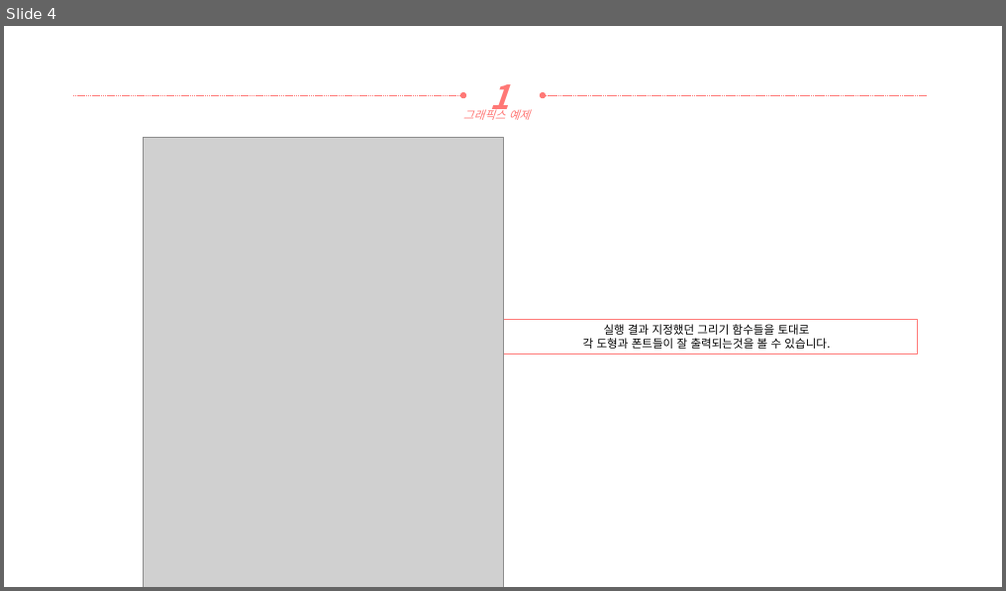
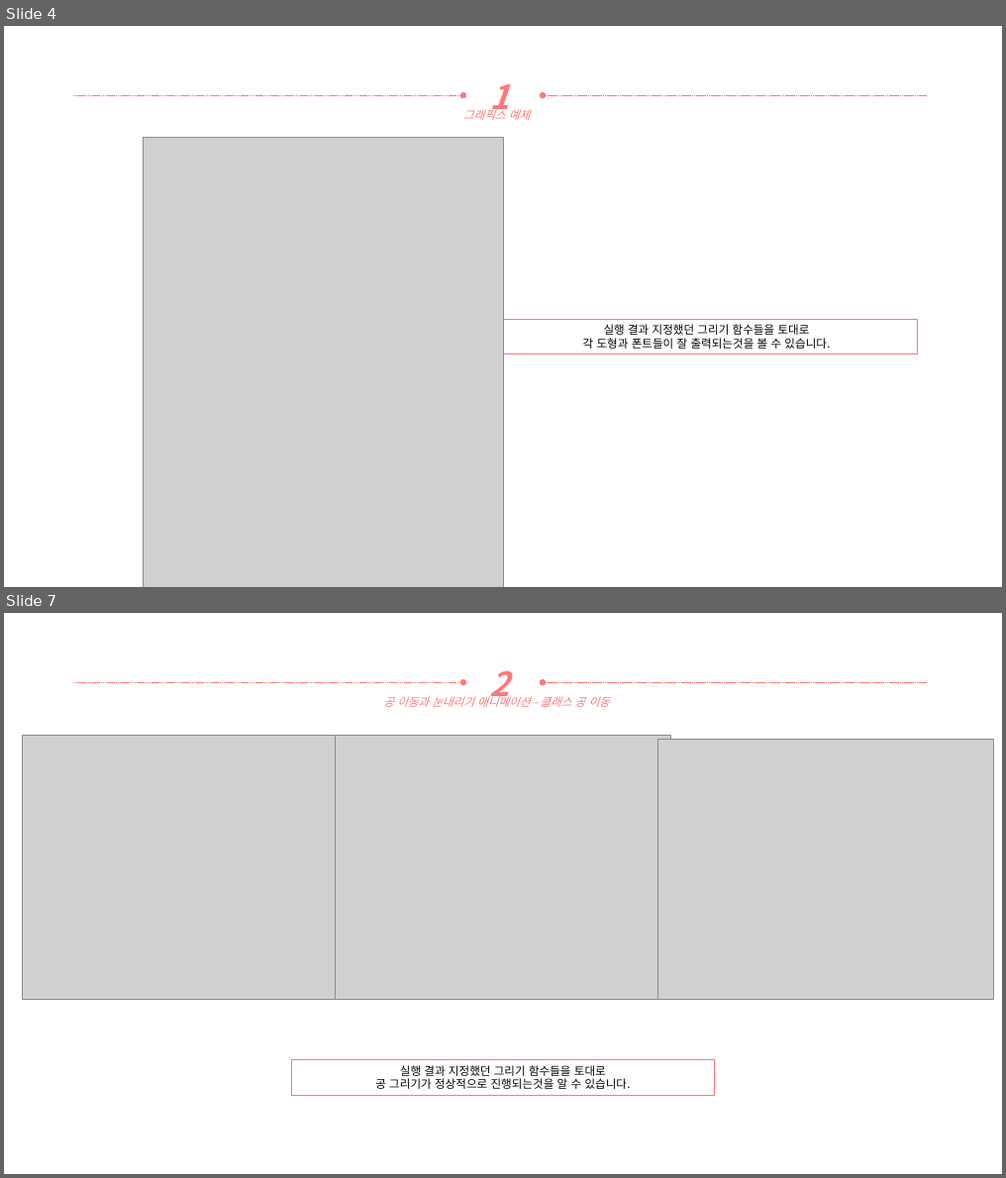
Before and after one commit to yooatom2200/Programing_Base_2, a slide deck: 12장/20164091-송희령-12장 과제.pptx. Shown one above the other, each under a label of ours: slide 4 before the commit, slides 4 and 7 after it; the slides between them are not shown. The pictures are 1006x591 and 1006x1178 pixels, drawn with LibreOffice and Linux fonts; fonts in the diff are those of the drawing; grey boxes stand for pictures. Boxes give left, top, right and bottom in pixels: in the first picture for what was removed or moved away, otherwise in the second. Text is boxed around its words. In the diff, an @@ line names an element or a change of style, - is before the commit and + after.

```diff
--- a/12장/20164091-송희령-12장 과제.pptx
+++ b/12장/20164091-송희령-12장 과제.pptx
@@ slide 7 added at (4, 613, 1002, 1174), background #FFFFFF @@
@@ text added at (490, 671, 510, 706), 32 pt, text #FF7876, bold, italic @@
+2
@@ arrow added from (73, 682) to (463, 682), #FF7876 0.5 pt dashed @@
@@ text added at (383, 694, 610, 707), 11 pt, text #FF7876, italic @@
+공 이동과 눈내리기 애니메이션 - 클래스 공 이동
@@ arrow added from (927, 682) to (543, 682), #FF7876 0.5 pt dashed @@
@@ picture added at (22, 735, 357, 999) @@
@@ picture added at (336, 735, 671, 999) @@
@@ picture added at (658, 739, 994, 999) @@
@@ rectangle added at (292, 1060, 715, 1096), outline #FF7876 1 pt, 11 pt, text #000000 @@
+실행 결과 지정했던 그리기 함수들을 토대로
+공 그리기가 정상적으로 진행되는것을 알 수 있습니다.
```
Also in this commit, not shown: 4 other slides added, 1 other file.
